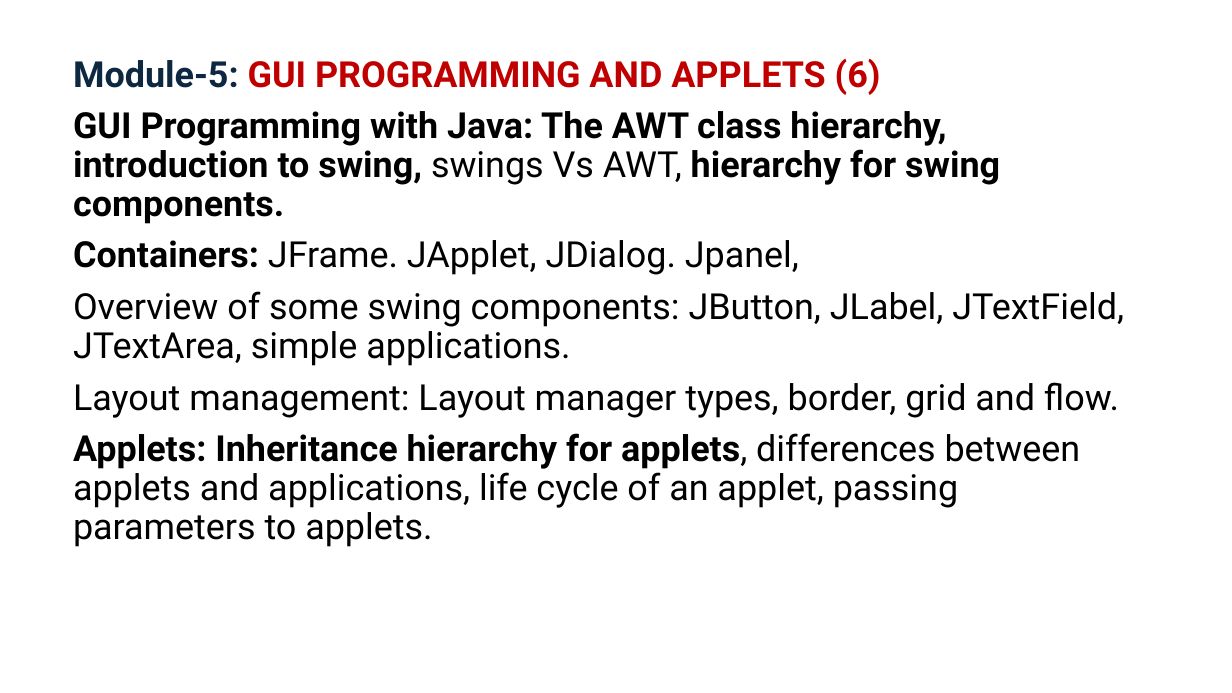
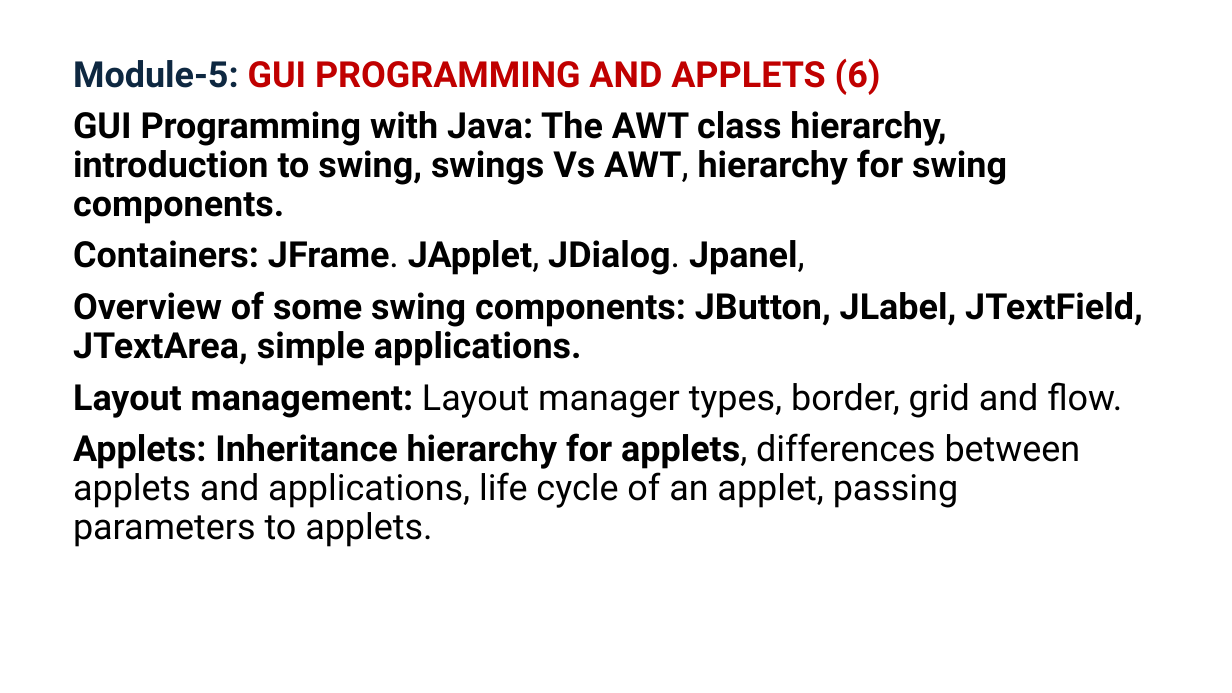
Before and after one commit to PRAMOD-VISHNU-NAIK/MCA-2nd-Sem-Shridevi-College, a slide deck: slide 21 of Theory Class-Notes/Complete Syllabus and Notes/Module-5 GUI and Applet.pptx (slide 14 before the commit). Drawn at 1232x693 pixels with LibreOffice and Linux fonts; fonts in the diff are those of the drawing. Boxes give left, top, right and bottom in pixels: in the first picture for what was removed or moved away, otherwise in the second. Text is boxed around its words. In the diff, an @@ line names an element or a change of style, - is before the commit and + after.

```diff
--- a/Theory Class-Notes/Complete Syllabus and Notes/Module-5 GUI and Applet.pptx
+++ b/Theory Class-Notes/Complete Syllabus and Notes/Module-5 GUI and Applet.pptx
@@ text at box(73, 111, 1143, 418): bold on in "swings Vs AWT,", "JFrame. JApplet, JDialog. Jpanel,", "Overview of some swing components: JButton, JLabel, ...", "Layout management:" @@
```
Also in this commit, not shown: 5 slides added, 1 slide removed, 6 other files.
